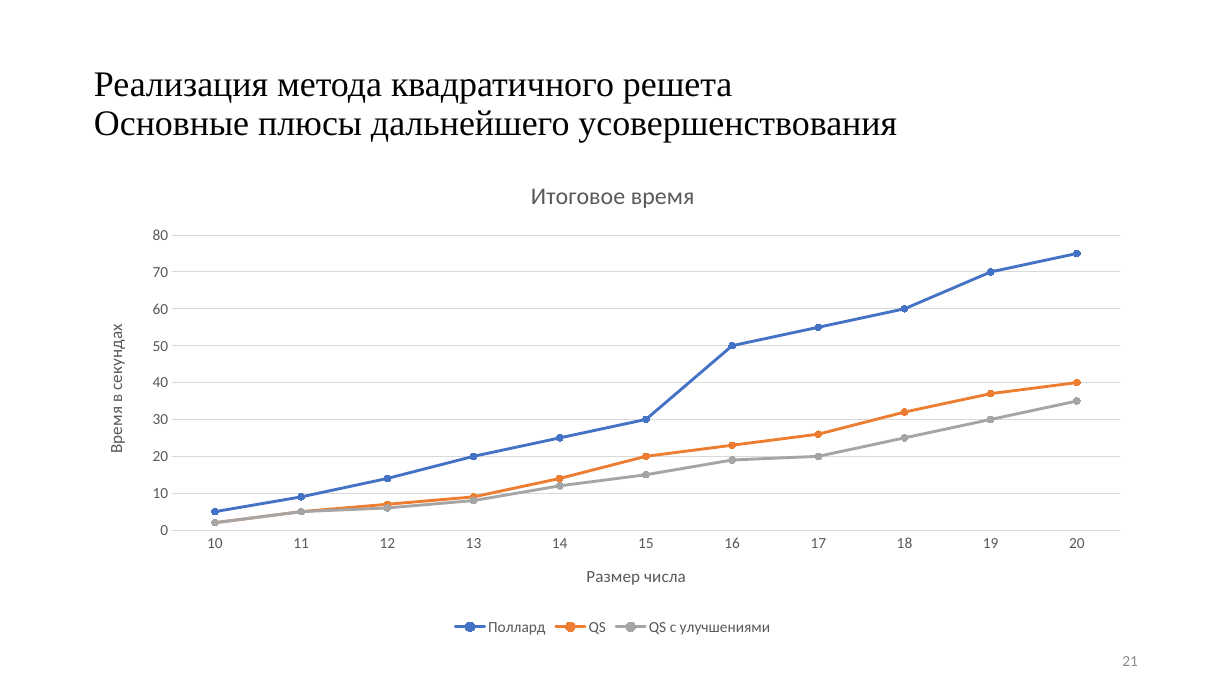
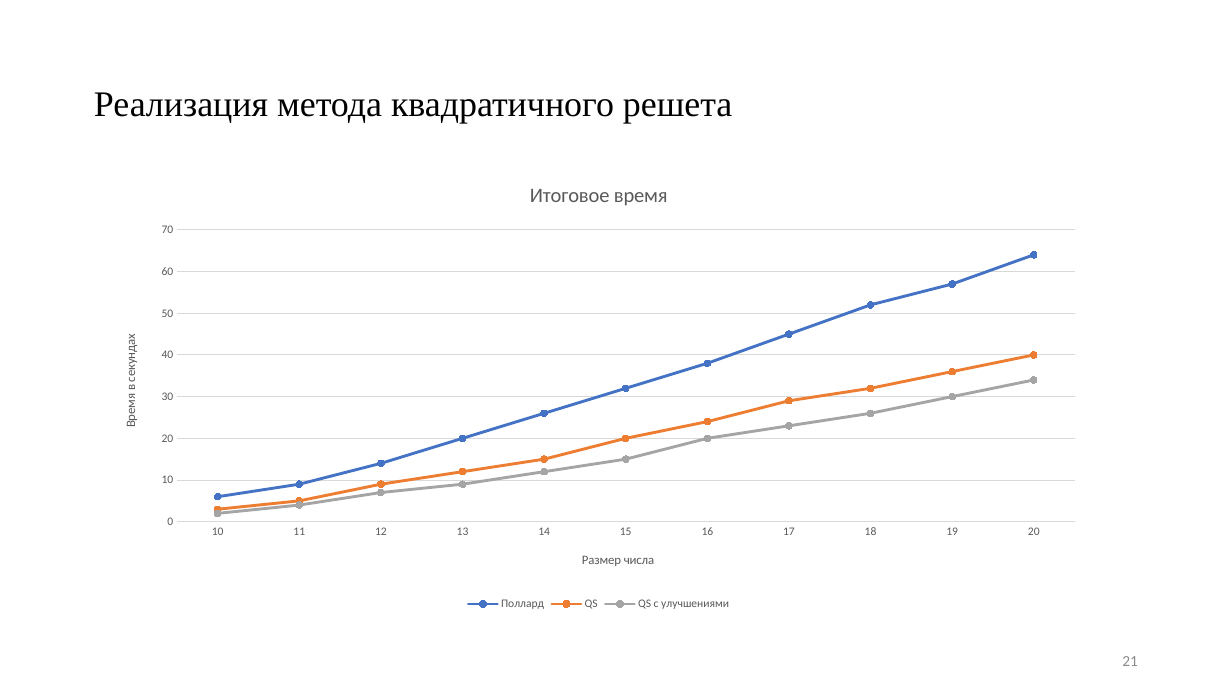
Before and after one commit to pagamov/VKR, a slide deck: slide 21 of Гамов Павел Диплом.pptx. Drawn at 1232x693 pixels with LibreOffice and Linux fonts; fonts in the diff are those of the drawing. Boxes give left, top, right and bottom in pixels: in the first picture for what was removed or moved away, otherwise in the second. Text is boxed around its words. In the diff, an @@ line names an element or a change of style, - is before the commit and + after.

```diff
--- a/Гамов Павел Диплом.pptx
+++ b/Гамов Павел Диплом.pptx
@@ title at [94,92,732,123]: text changed @@
-Реализация метода квадратичного решета
-Основные плюсы дальнейшего усовершенствования
+Реализация метода квадратичного решета
@@ line chart at [104,163,1095,615] @@
-Поллард: 5, 9, 14, 20, 25, 30, 50, 55, 60, 70, 75
+Поллард: 6, 9, 14, 20, 26, 32, 38, 45, 52, 57, 64
-QS: 2, 5, 7, 9, 14, 20, 23, 26, 32, 37, 40
+QS: 3, 5, 9, 12, 15, 20, 24, 29, 32, 36, 40
-QS с улучшениями: 2, 5, 6, 8, 12, 15, 19, 20, 25, 30, 35
+QS с улучшениями: 2, 4, 7, 9, 12, 15, 20, 23, 26, 30, 34
@@ legend changed @@
@@ category axis changed @@
@@ value axis changed @@
@@ line chart: place and size @@
-line chart at [85,163,1141,640]
+line chart at [104,163,1095,615]
```
Also in this commit, not shown: 3 other files.
